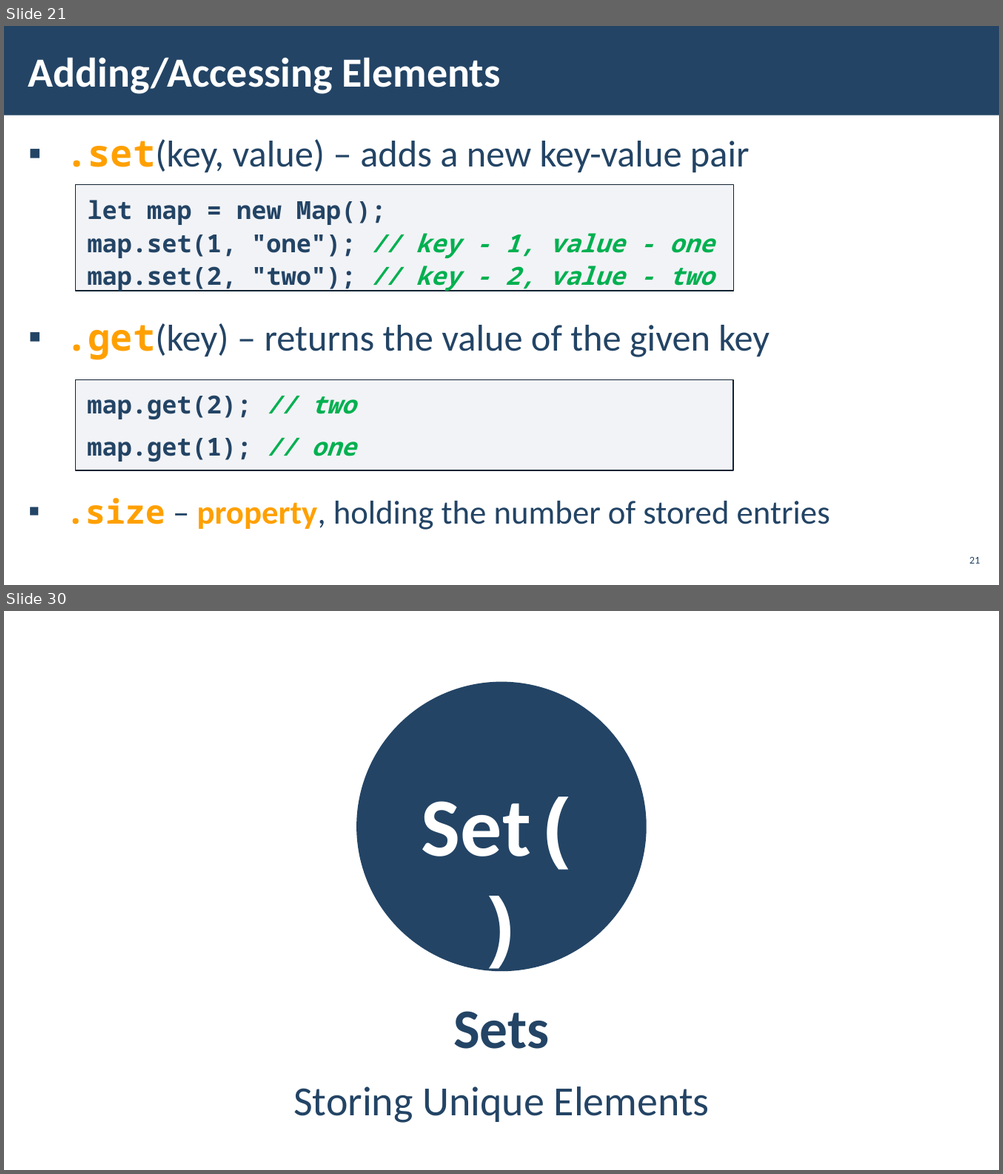
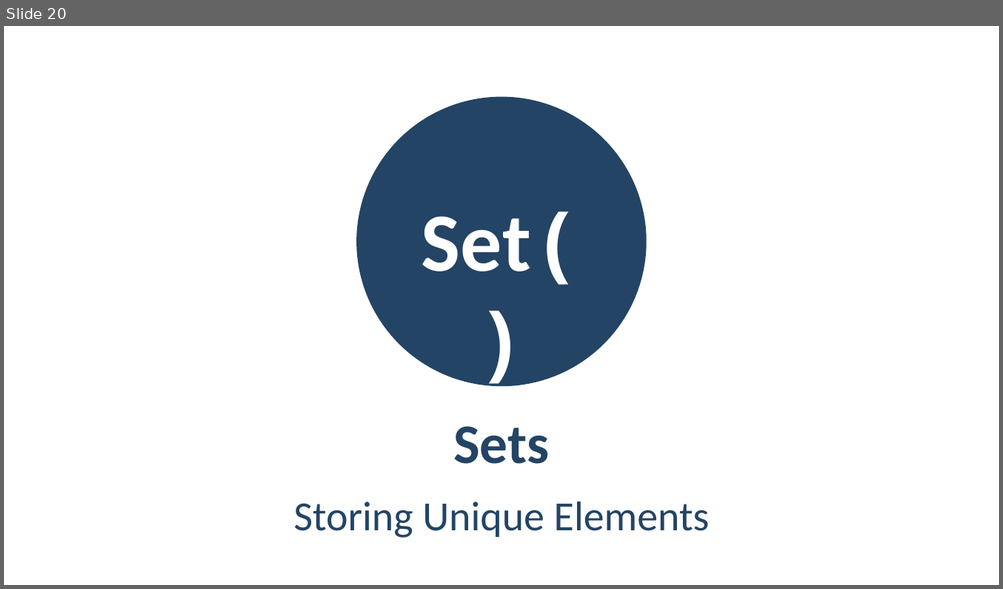
Before and after one commit to vvvenkov/softuni, a slide deck: 02programmingFundamentals/07associateArrays/08. JS-Fundamentals-Associative-Arrays.pptx. Shown one above the other, each under a label of ours: slides 21 and 30 before the commit, slide 20 after it; the slides between them are not shown. The pictures are 1003x1174 and 1003x589 pixels, drawn with LibreOffice and Linux fonts; fonts in the diff are those of the drawing; background and template pictures are left out. Boxes give left, top, right and bottom in pixels: in the first picture for what was removed or moved away, otherwise in the second. Text is boxed around its words. In the diff, an @@ line names an element or a change of style, - is before the commit and + after.

```diff
--- a/02programmingFundamentals/07associateArrays/08. JS-Fundamentals-Associative-Arrays.pptx
+++ b/02programmingFundamentals/07associateArrays/08. JS-Fundamentals-Associative-Arrays.pptx
@@ slide 21 removed at bbox=[4, 26, 999, 585], background picture (left out) @@
@@ rectangle removed at bbox=[4, 26, 999, 116] @@
@@ title removed at bbox=[28, 57, 501, 94] @@
-Adding/Accessing Elements
@@ text removed at bbox=[65, 139, 830, 530] @@
-▪ .set(key, value) – adds a new key-value pair
-▪ .get(key) – returns the value of the given key
-▪ .size – property, holding the number of stored entries
@@ text removed at bbox=[76, 185, 734, 299] @@
-let map = new Map();
-map.set(1, "one"); // key - 1, value - one
-map.set(2, "two"); // key - 2, value - two
@@ rectangle removed at bbox=[76, 380, 734, 471] @@
-map.get(2); // two
-map.get(1); // one
@@ page number removed at bbox=[969, 557, 979, 564] @@
-21
@@ what was slide 30 is now slide 20 @@
```
Also in this commit, not shown: 2 slides changed, 1 slide added, 10 other slides removed, 17 other files.
